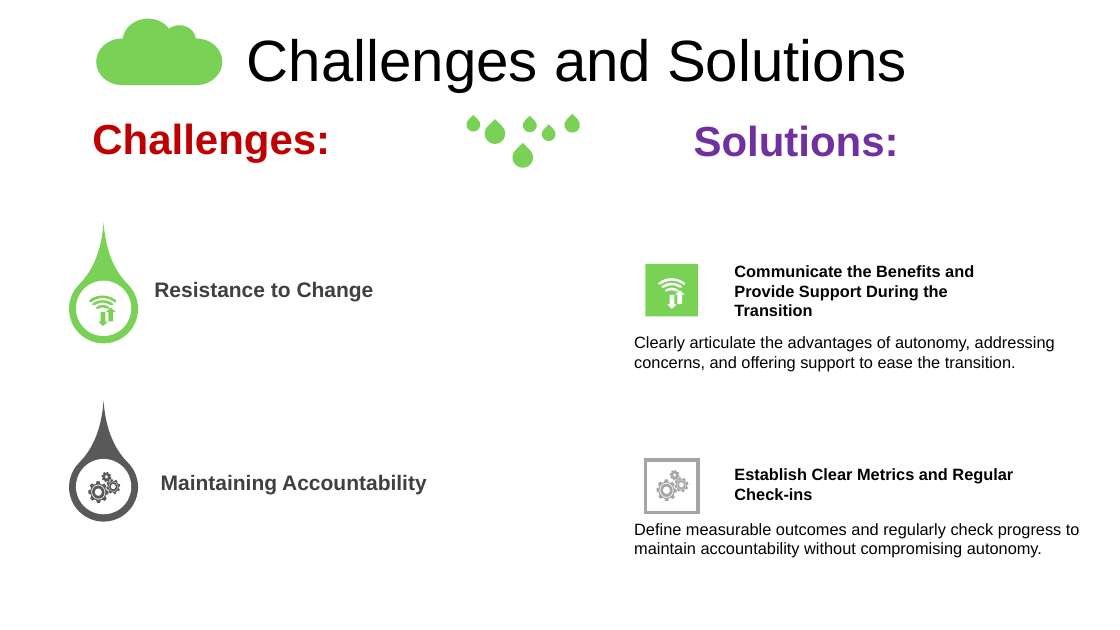
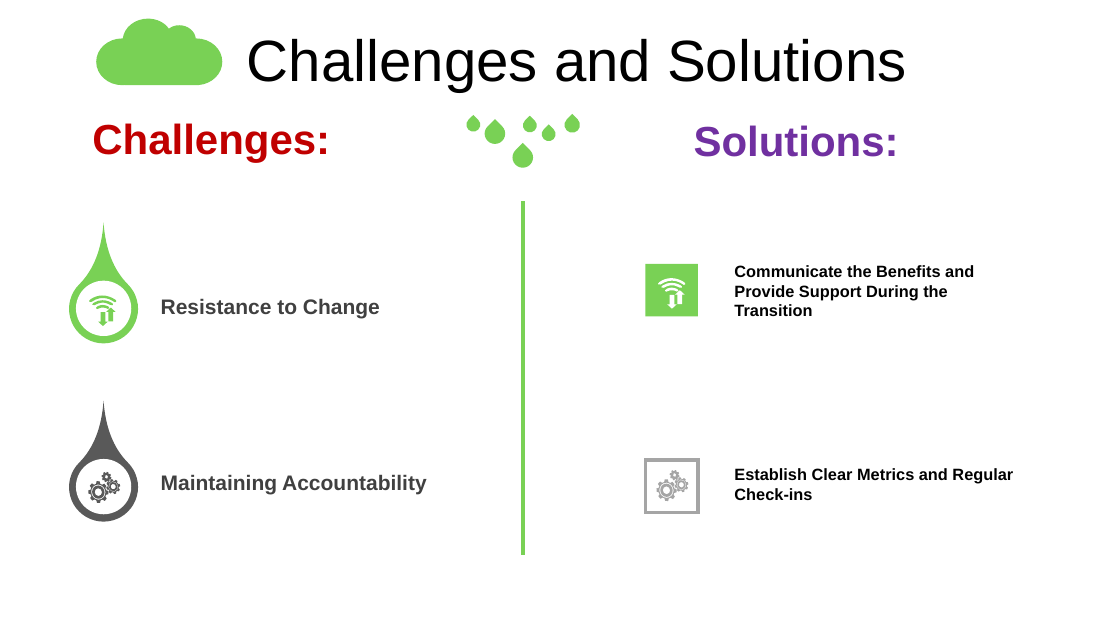
Before and after one commit to tringuyen2711/JTYB, a slide deck: slide 8 of Challenge 0/Autonomy.pptx. Drawn at 1120x630 pixels with LibreOffice and Linux fonts; fonts in the diff are those of the drawing. Boxes give left, top, right and bottom in pixels: in the first picture for what was removed or moved away, otherwise in the second. Text is boxed around its words. In the diff, an @@ line names an element or a change of style, - is before the commit and + after.

```diff
--- a/Challenge 0/Autonomy.pptx
+++ b/Challenge 0/Autonomy.pptx
@@ line added from (523, 202) to (523, 555), #79D155 3 pt @@
@@ text "Resistance to Change": place and size @@
-text "Resistance to Change" at (154,281,374,302)
+text "Resistance to Change" at (161,298,380,319)
@@ text removed at (634,336,1055,372) @@
-Clearly articulate the advantages of autonomy, addressing concerns, and offering support to ease the transition.
@@ text removed at (634,523,1080,558) @@
-Define measurable outcomes and regularly check progress to maintain accountability without compromising autonomy.
```
Also in this commit, not shown: 8 other slides changed.
